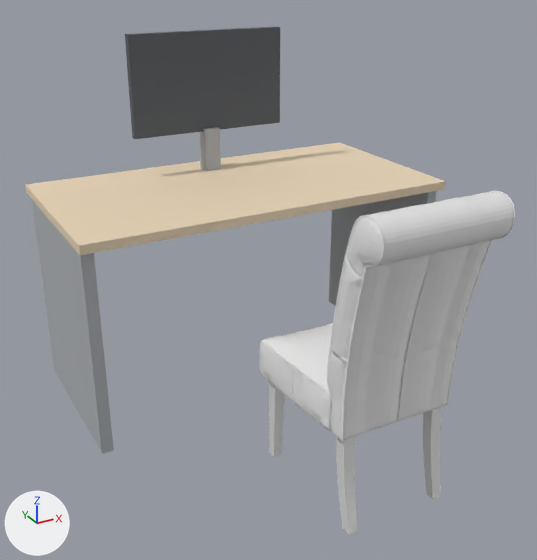
The glTF model assets/glb/single_desk.glb as it was, and as the next commit left it.
The view is the same before and after, from a 50 mm camera at (-1.16, -1.97, 1.51) aimed at (-0.08, 0.0, 0.53). Lighting does not change. The marker at lower left points along +X, +Y and +Z. The older version comes first. Where no turn or scale is listed for an object, it has been applied to the vertices. Vertices at exactly the same position are counted once.

In view in the first picture: 'dining_chair_02_0_n0', 'simple_c0', 'simple_c1', 'simple_c2'.
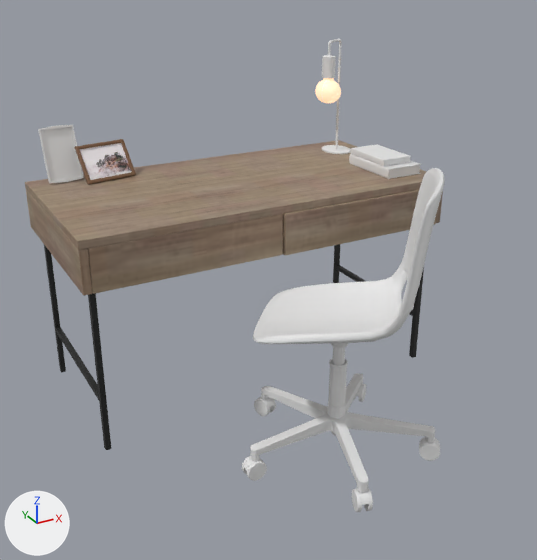
Changed parts and their boxes (x1, y1, x2, y2) in the pictures (537 x 560 px):
'dining_chair_02_0_n0', deleted: before (259, 191, 515, 535)
'simple_c1', reshaped, moved, rescaled: before (32, 127, 436, 454); after (25, 140, 443, 450)
'simple_c2', deleted (beige): before (25, 142, 446, 255)
'wood_desk_chair_0_n1', added: after (242, 168, 445, 512)
'simple_c0', deleted: before (125, 26, 280, 139)
'wood_desk_7_n0', added (brown): after (87, 214, 283, 294)
'wood_desk_6_n0', added (brown): after (283, 190, 437, 255)
'wood_desk_0_n0', added: after (38, 125, 84, 183)
'wood_desk_3_n0', added: after (74, 139, 136, 185)
'wood_desk_2_n0', added: after (349, 154, 421, 179)
'wood_desk_1_n0', added: after (351, 144, 410, 166)
'wood_desk_5_n0', added: after (322, 39, 351, 154)
'wood_desk_4_n0', added: after (315, 78, 341, 103)
part 1 of me_simple_c1, added (brown): after (25, 140, 443, 450)
part 2 of me_simple_c1, deleted: before (32, 127, 436, 454)

Patch to the scene script:
```diff
--- a/assets/glb/single_desk.glb.py
+++ b/assets/glb/single_desk.glb.py
@@ me_simple_c1 @@
-me_simple_c1.from_pydata(...)  # 24 vertices, 36 faces; spans x -0.67..0.67, y 0.075..0.705, z 0.0..0.91
-me_simple_c1.materials.append(mat_material_2)  # grey #afb3b7
+me_simple_c1.from_pydata(...)  # 307 vertices, 572 faces; spans x -750.0..750.0, y -295.474..304.526, z 0.0..816.161
+# me_simple_c1 part 1: 307 vertices added at x -750.0..750.0, y -295.474..304.526, z 0.0..816.161
+# me_simple_c1 part 2: 24 vertices removed from x -0.67..0.67, y 0.075..0.705, z 0.0..0.91
+me_simple_c1.materials.append(mat_desk)  # picture img_image_16
@@ ob_dining_chair_02_0_n0 @@
-ob_dining_chair_02_0_n0 = bpy.data.objects.new('dining_chair_02_0_n0', me_dining_chair_02_0)
@@ ob_simple_c0 @@
-ob_simple_c0 = bpy.data.objects.new('simple_c0', me_simple_c0)
@@ ob_simple_c1 @@
 ob_simple_c1 = bpy.data.objects.new('simple_c1', me_simple_c1)
-ob_simple_c1.location = (0.0, 0.0, 0.0)
+ob_simple_c1.location = (0.0, 0.39, 0.0)
+ob_simple_c1.scale = (0.000907, 0.00115, 0.000932)
@@ ob_simple_c2 @@
-ob_simple_c2 = bpy.data.objects.new('simple_c2', me_simple_c2)
@@ ob_wood_desk_chair_0_n1 @@
+ob_wood_desk_chair_0_n1 = bpy.data.objects.new('wood_desk_chair_0_n1', me_wood_desk_chair_0)  # 8355 vertices, 16084 faces; spans x -0.317..0.313, y -0.324..0.334, z 0.0..0.95; in mat_office_chair (its picture is missing)
+ob_wood_desk_chair_0_n1.location = (0.0, -0.27, 0.0)
@@ ob_wood_desk_7_n0 @@
+ob_wood_desk_7_n0 = bpy.data.objects.new('wood_desk_7_n0', me_wood_desk_7)  # 180 vertices, 356 faces; spans x -0.652..-0.001, y -0.341..0.291, z 0.587..0.732; in mat_desk (picture img_image_16)
+ob_wood_desk_7_n0.location = (0.0, 0.39, 0.0)
@@ ob_wood_desk_6_n0 @@
+ob_wood_desk_6_n0 = bpy.data.objects.new('wood_desk_6_n0', me_wood_desk_6)  # 180 vertices, 356 faces; spans x 0.001..0.652, y -0.35..0.282, z 0.587..0.732; in mat_desk (picture img_image_16)
+ob_wood_desk_6_n0.location = (0.0, 0.39, 0.0)
@@ ob_wood_desk_5_n0 @@
+ob_wood_desk_5_n0 = bpy.data.objects.new('wood_desk_5_n0', me_wood_desk_5)  # 1310 vertices, 2580 faces; spans x 0.473..0.623, y 0.131..0.275, z 0.76..1.207; in mat_table_lamp (its picture is missing)
+ob_wood_desk_5_n0.location = (0.0, 0.39, 0.0)
@@ ob_wood_desk_4_n0 @@
+ob_wood_desk_4_n0 = bpy.data.objects.new('wood_desk_4_n0', me_wood_desk_4)  # 1570 vertices, 3104 faces; spans x 0.45..0.5442, y 0.1151..0.2346, z 0.965..1.0766; in mat_lamp_decorative (its picture is missing)
+ob_wood_desk_4_n0.location = (0.0, 0.39, 0.0)
@@ ob_wood_desk_3_n0 @@
+ob_wood_desk_3_n0 = bpy.data.objects.new('wood_desk_3_n0', me_wood_desk_3)  # 380 vertices, 704 faces; spans x -0.501..-0.301, y 0.195..0.33, z 0.759..0.882; in mat_photography_type_1 (picture img_image_8)
+ob_wood_desk_3_n0.location = (0.0, 0.39, 0.0)
@@ ob_wood_desk_2_n0 @@
+ob_wood_desk_2_n0 = bpy.data.objects.new('wood_desk_2_n0', me_wood_desk_2)  # 1440 vertices, 2796 faces; spans x 0.489..0.642, y -0.255..-0.004, z 0.76..0.799; in mat_book_type_1 (its picture is missing)
+ob_wood_desk_2_n0.location = (0.0, 0.39, 0.0)
@@ ob_wood_desk_1_n0 @@
+ob_wood_desk_1_n0 = bpy.data.objects.new('wood_desk_1_n0', me_wood_desk_1)  # 1208 vertices, 2344 faces; spans x 0.492..0.618, y -0.218..-0.007, z 0.799..0.823; in mat_book_type_2 (its picture is missing)
+ob_wood_desk_1_n0.location = (0.0, 0.39, 0.0)
@@ ob_wood_desk_0_n0 @@
+ob_wood_desk_0_n0 = bpy.data.objects.new('wood_desk_0_n0', me_wood_desk_0)  # 339 vertices, 643 faces; spans x -0.614..-0.481, y 0.26..0.341, z 0.761..0.955; in mat_photography_type_2 (its picture is missing)
+ob_wood_desk_0_n0.location = (0.0, 0.39, 0.0)
```
